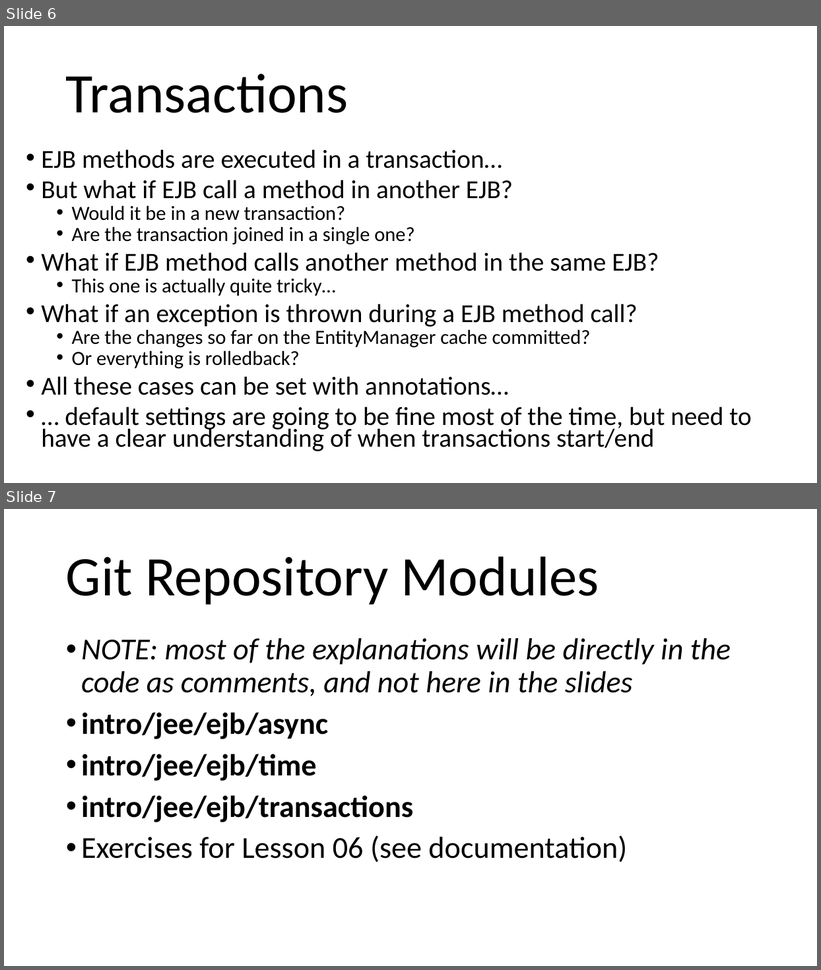
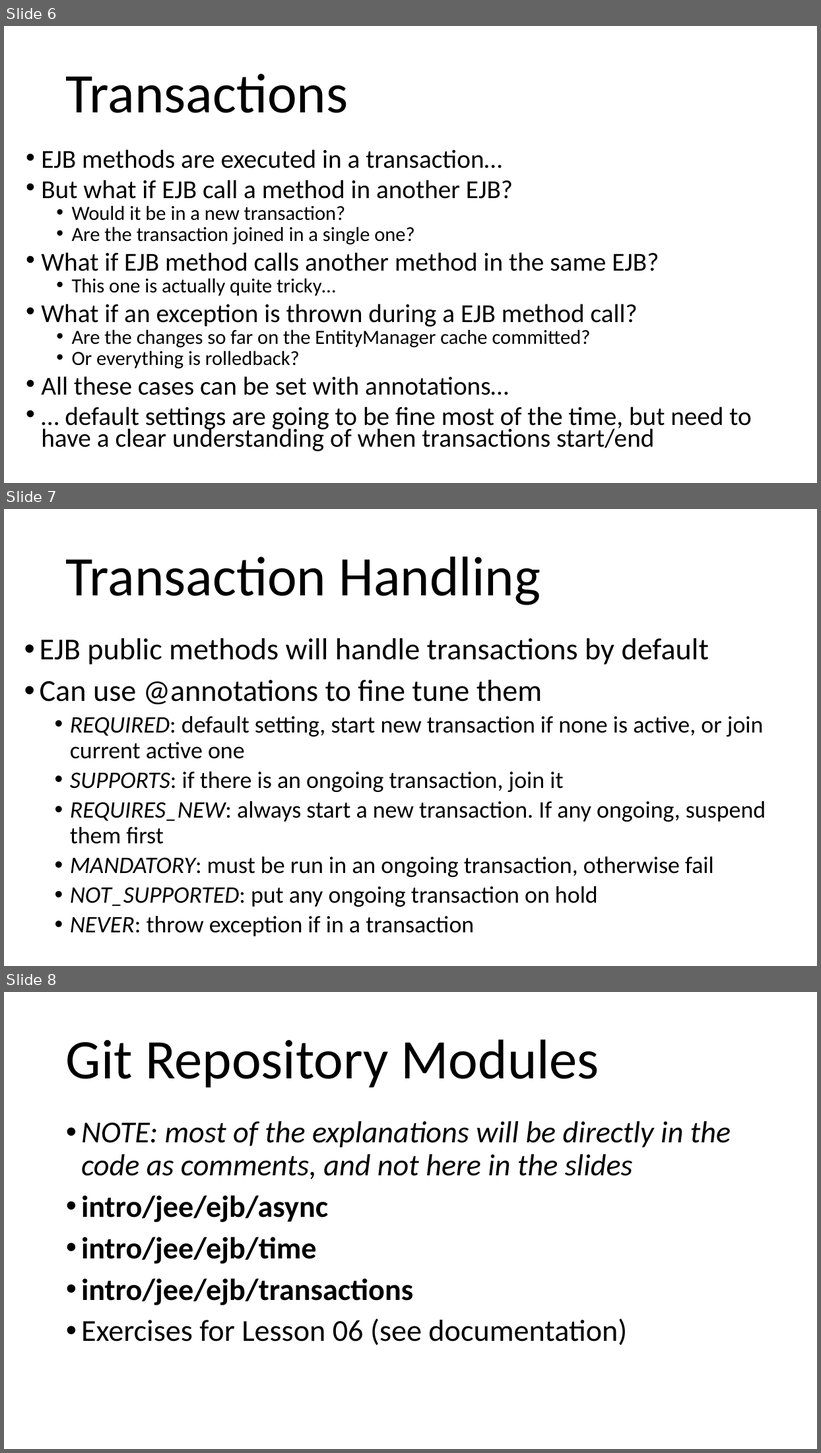
Before and after one commit to arcuri82/testing_security_development_enterprise_systems, a slide deck: doc/intro/slides/lesson_06_ejb.pptx. Shown one above the other, each under a label of ours: slides 6 and 7 before the commit, slides 6, 7 and 8 after it. The pictures are 821x970 and 821x1453 pixels, drawn with LibreOffice and Linux fonts; fonts in the diff are those of the drawing. Boxes give left, top, right and bottom in pixels: in the first picture for what was removed or moved away, otherwise in the second. Text is boxed around its words. In the diff, an @@ line names an element or a change of style, - is before the commit and + after.

Commit message:
slide on transaction handling

```diff
--- a/doc/intro/slides/lesson_06_ejb.pptx
+++ b/doc/intro/slides/lesson_06_ejb.pptx
@@ slide 7 added at (4, 509, 817, 966), background #FFFFFF @@
@@ title added at (66, 557, 541, 605), 66 pt, text #000000 @@
+Transaction Handling
@@ text added at (40, 638, 766, 937), 28 pt, text #000000 @@
+• EJB public methods will handle transactions by default
+• Can use @annotations to fine tune them
+  • REQUIRED: default setting, start new transaction if none is active, or join current active one
+  • SUPPORTS: if there is an ongoing transaction, join it
+  • REQUIRES_NEW: always start a new transaction. If any ongoing, suspend them first
+  • MANDATORY: must be run in an ongoing transaction, otherwise fail
+  • NOT_SUPPORTED: put any ongoing transaction on hold
+  • NEVER: throw exception if in a transaction
@@ what was slide 7 is now slide 8 @@
```
Also in this commit, not shown: 1 other file.
